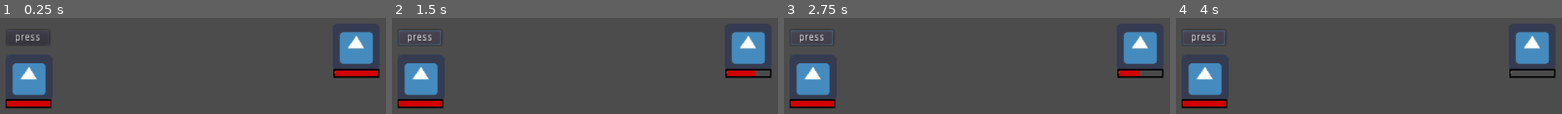
Above: before the commit, frames 1-4 (left to right).
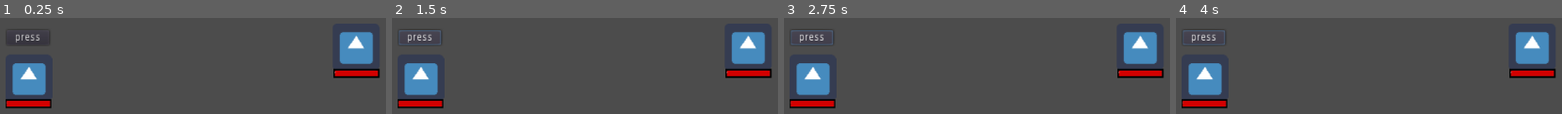
Above: after the commit, the same moments.

Repository: h19mili/TBRPG
Game: Godot game, scene res://test.tscn
The game is run twice, just before and just after one commit, with the same random seed, the same clock (stepped at 60 frames per second) and the same inputs. The engine's default icon, where the game draws it, is replaced by a stand-in: a white triangle on a blue panel in a dark square.
Inputs:
- Up to frame 1 (0.25 s): no input
- Up to frame 2 (1.5 s): click "press" at 0.5 s; click "press" at 1.25 s
- Up to frame 3 (2.75 s): click "press" at 2 s
- Up to frame 4 (4 s): tap Enter at 2.75 s; tap Q (Attack) at 2.85, 3.6 s; tap Space at 3.5 s

The runs differ from the first frame. In frame 2, 0.2% of the frame differs, in the area x 94-99%, y 54-61%; in frame 3, 0.4%; in frame 4, 0.7%, in the area x 86-99%, y 54-61%.

Commit message:
18th push

Diff:
--- a/Combatant.gd
+++ b/Combatant.gd
@@ -39,7 +39,7 @@
 	var percentage = CM_HP / Max_HP
 
 func Stats():
-	Speed == 3
+	pass
 
 func Butten_pressed():
 	get_node("../../Monstertimer").start(3)
--- a/Monster.gd
+++ b/Monster.gd
@@ -11,6 +11,7 @@
 signal completed
 signal Done
 onready var Attack = get_node("../Combatant").STR
+onready var Mhealth = get_node("KinematicBody2D/Monster_health")
 
 func _ready():
 	pass
@@ -20,7 +21,7 @@
 
 func _on_Combatant_Dmg():
 	cm_hp += MDEF - Attack
-	get_node("KinematicBody2D/Monster_health").value = cm_hp
+	Mhealth.value = cm_hp
 	print(cm_hp)
 
 func init(max_hp, cm_hp):
--- a/Monster.tscn
+++ b/Monster.tscn
@@ -10,7 +10,7 @@
 extents = Vector2( 31.474, 28.7766 )
 
 [node name="Monster" type="Node2D"]
-position = Vector2( 670.643, 209.773 )
+position = Vector2( 576.301, 120.601 )
 script = ExtResource( 1 )
 __meta__ = {
 "_edit_group_": true
--- a/TurnQ.gd
+++ b/TurnQ.gd
@@ -18,7 +18,7 @@
 	print("BATTLERS: ")
 	print(Battlers)
 	Battlers.sort_custom(self, 'sort_players')
-	Battlers[1].raise()
+	Battlers[0].raise()
 	print("BATTLERS efter: ")
 	print(Battlers)
 	Allfighter = get_child(0)
@@ -34,7 +34,7 @@
 	_next_battler()
 	play_turn()
 
-static func sort_players(a : Battler_M, b : Battler) -> bool:
+static func sort_players(a : Battler_M, b : Battler, c : Battler_M) -> bool:
 	return a.Speed > b.Speed
 
 func _next_battler():
--- a/test.tscn
+++ b/test.tscn
@@ -9,6 +9,9 @@
 script = ExtResource( 1 )
 
 [node name="Monstertimer" type="Timer" parent="."]
+one_shot = true
+
+[node name="Timer" type="Timer" parent="."]
 one_shot = true
 
 [node name="TurnQ" type="YSort" parent="."]
@@ -24,14 +27,18 @@
 max_hp = 23
 cm_hp = 23
 MSTR = 5
-Speed = 8
 MDEF = 4
 
-[node name="Timer" type="Timer" parent="."]
-one_shot = true
+[node name="Monster2" parent="TurnQ" instance=ExtResource( 4 )]
+position = Vector2( 697.643, 245.773 )
+max_hp = 23
+cm_hp = 23
+MSTR = 5
+MDEF = 4
 [connection signal="timeout" from="Monstertimer" to="TurnQ/Monster" method="_on_Monstertimer_timeout"]
+[connection signal="timeout" from="Timer" to="TurnQ/Monster" method="_on_Timer_timeout"]
 [connection signal="Dmg" from="TurnQ/Combatant" to="TurnQ/Monster" method="_on_Combatant_Dmg"]
 [connection signal="Done" from="TurnQ/Combatant" to="TurnQ/Monster/M-Action" method="_onDone"]
 [connection signal="completed" from="TurnQ/Combatant" to="TurnQ" method="Done"]
 [connection signal="Mdmg" from="TurnQ/Monster" to="TurnQ/Combatant" method="_on_Monster_Mdmg"]
-[connection signal="timeout" from="Timer" to="TurnQ/Monster" method="_on_Timer_timeout"]
+[connection signal="Mdmg" from="TurnQ/Monster2" to="TurnQ/Combatant" method="_on_Monster_Mdmg"]
